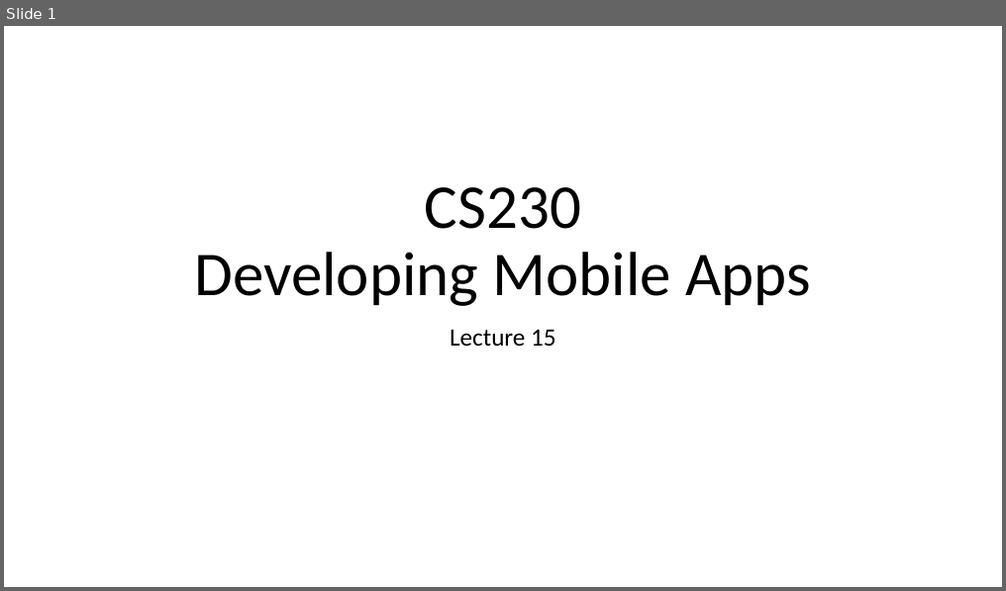
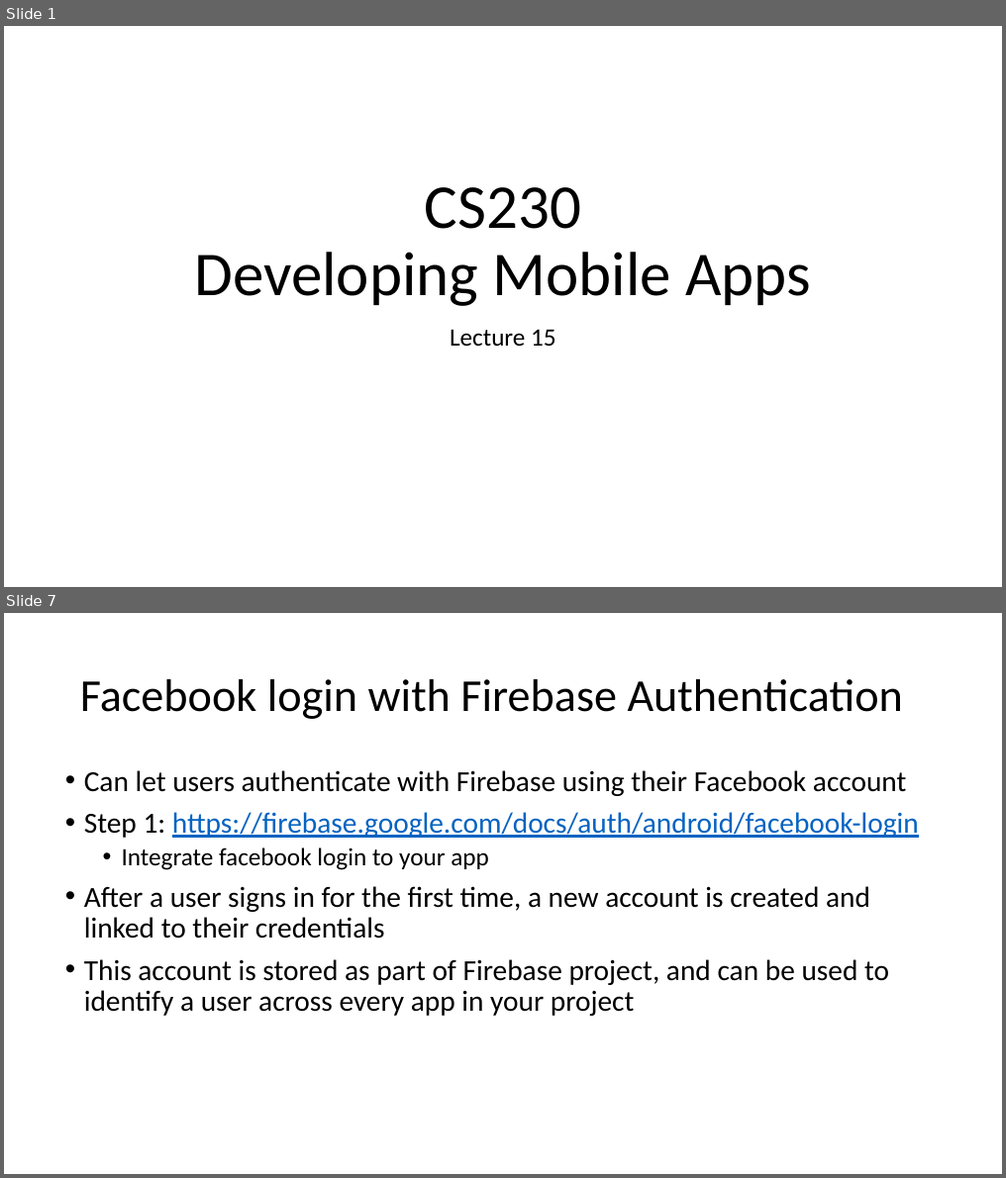
Before and after one commit to russellu/cs230, a slide deck: Lecture_15.pptx. Shown one above the other, each under a label of ours: slide 1 before the commit, slides 1 and 7 after it; the slides between them are not shown. The pictures are 1006x591 and 1006x1178 pixels, drawn with LibreOffice and Linux fonts; fonts in the diff are those of the drawing. Boxes give left, top, right and bottom in pixels: in the first picture for what was removed or moved away, otherwise in the second. Text is boxed around its words. In the diff, an @@ line names an element or a change of style, - is before the commit and + after.

```diff
--- a/Lecture_15.pptx
+++ b/Lecture_15.pptx
@@ slide 7 added at (4, 613, 1002, 1174), background #FFFFFF @@
@@ title added at (80, 679, 903, 719), 44 pt, text #000000 @@
+Facebook login with Firebase Authentication
@@ text added at (84, 770, 919, 1016), 28 pt, text #000000 @@
+• Can let users authenticate with Firebase using their Facebook account
+• Step 1: https://firebase.google.com/docs/auth/android/facebook-login
+  • Integrate facebook login to your app
+• After a user signs in for the first time, a new account is created and linked to their credentials
+• This account is stored as part of Firebase project, and can be used to identify a user across every app in your project
```
Also in this commit, not shown: 1 slide changed, 34 other slides added.
